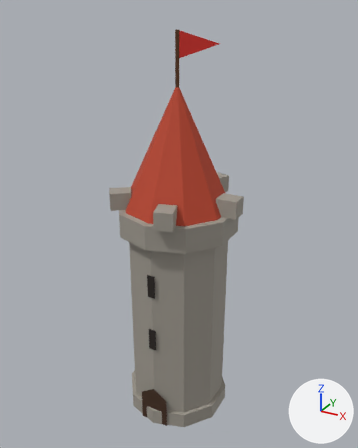
The glTF model assets/tiles3d/props/tower.glb: old version first, new version second.
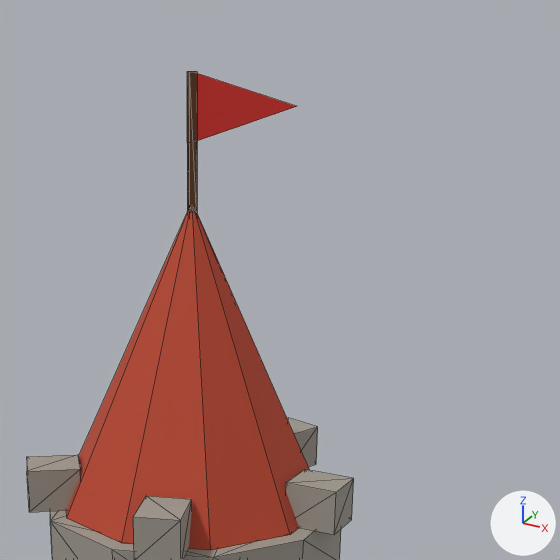
Each version appears first whole from a 50 mm lens placed at (0.648, -1.169, 1.214), pointed at (-0.001, 0.01, 0.624), and next in a close-up on the part from 27% to 92% of the width and 0% to 51% of the height. Lighting does not change. The marker at lower right points along +X, +Y and +Z. The first two pictures are the older version. The close-ups show mesh edges as thin lines. Vertices at exactly the same position are counted once.

The scene before the commit, as lines of its bpy script (objects in view):
```python
me_prop_tower = bpy.data.meshes.new('prop_tower')
me_prop_tower.from_pydata(...)  # 135 vertices, 180 faces; spans x -0.17..0.192, y -0.19..0.19, z 0.0..1.16
me_prop_tower.materials.append(mat_tileatlas)
ob_prop_tower = bpy.data.objects.new('prop_tower', me_prop_tower)
ob_prop_tower.location = (0.0, 0.0, 0.0)
```
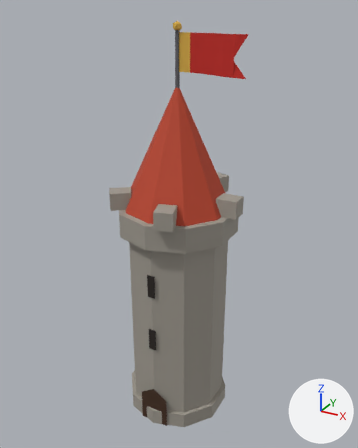
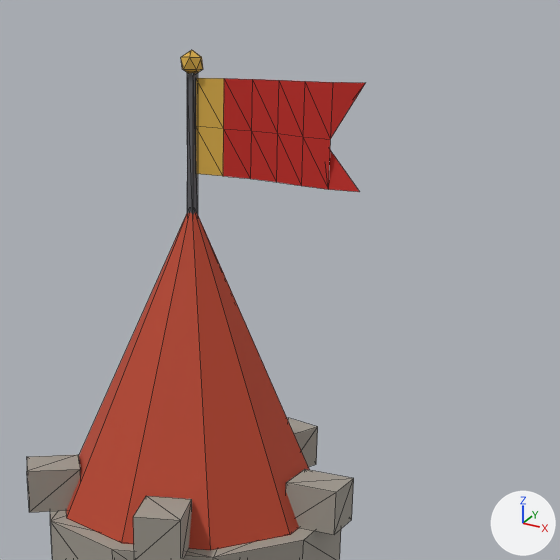
The edits, one by one:
me_prop_tower is used by ob_prop_tower; location (0.0, 0.0, 0.0).
me_prop_tower had 135 vertices, 180 faces and spanned x -0.17..0.192, y -0.19..0.19, z 0.0..1.16.
me_prop_tower now has 167 vertices, 227 faces and spans x -0.17..0.194, y -0.19..0.19, z 0.0..1.181.
me_prop_tower part 1: a new loose piece, an icosphere of 20 faces spanning x -0.012..0.012, y -0.011..0.011, z 1.155..1.181, in mat_tileatlas.
me_prop_tower part 2: a new loose piece of 21 vertices spanning x 0.004..0.194, y -0.013..0.004, z 1.053..1.154, in mat_tileatlas.
Part 3, on me_prop_tower:
4 vertices are removed from x -0.006..0.12, y 0.0, z 1.0..1.16.
10 faces are deleted.
5 vertices move from x -0.006..0.006, y -0.006..0.0, z 1.0..1.16 to x -0.006..0.006, y -0.005..0.002, z 1.0..1.16.
3 vertices are added at (-0.006, 0.002, 1.0), (-0.004, -0.005, 1.0), (0.004, -0.005, 1.16).
13 new faces join them.

Location of each change, (x1, y1, x2, y2) in pixels of the close-ups (560 x 560 px; the box of a moved part takes in the faces that stretch with it):
'prop_tower', reshaped: before (27, 71, 354, 560); after (27, 50, 365, 560)
part 1 of me_prop_tower, added: after (181, 50, 203, 74)
part 2 of me_prop_tower, added (red): after (196, 78, 365, 192)
part 3 of me_prop_tower, moved or reshaped: before (187, 71, 297, 215); after (187, 72, 198, 214)
